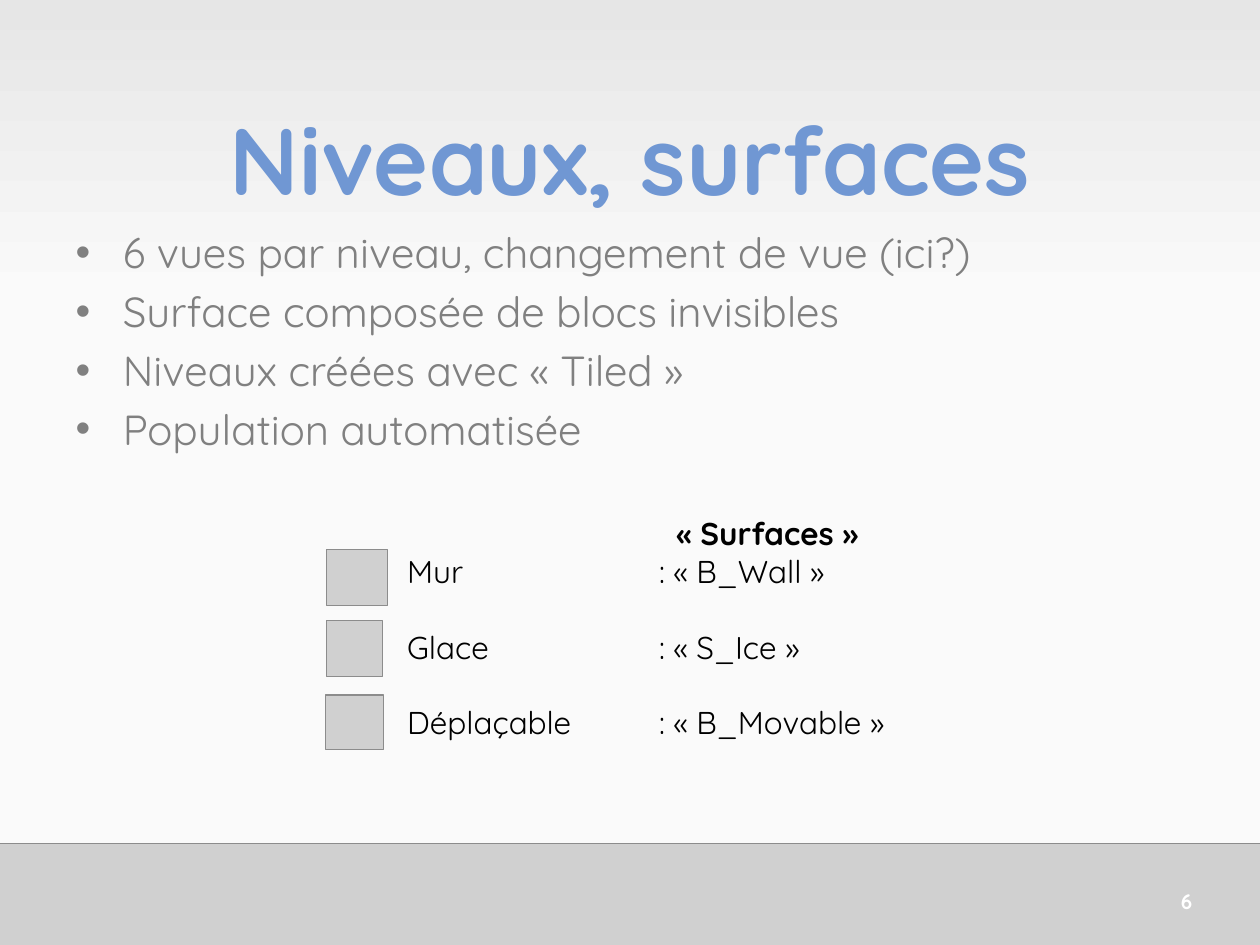
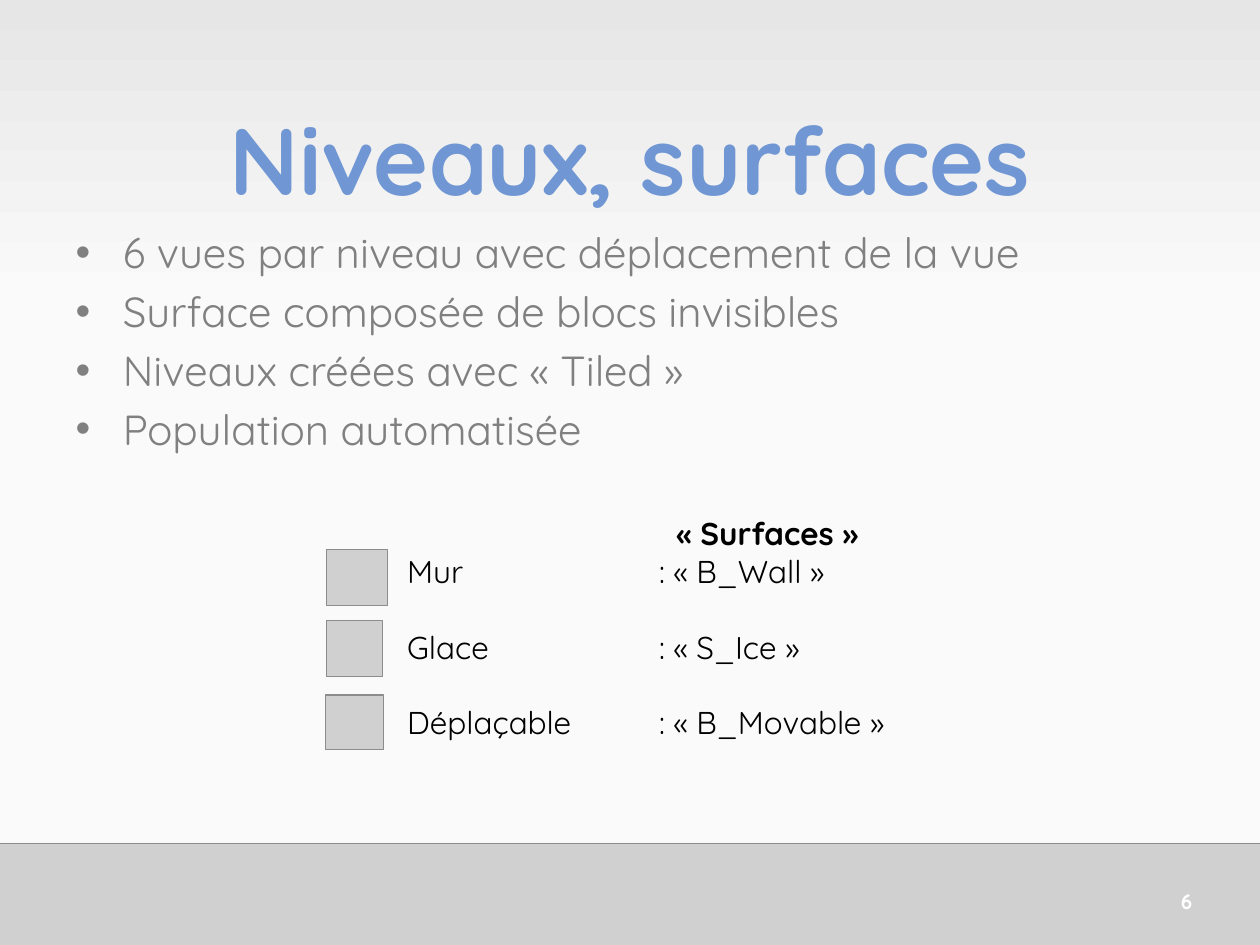
Before and after one commit to HE-ArcSurvivors/james-gouin-v1, a slide deck: slide 7 of Administration/JamesGouinSePresente.pptx. Drawn at 1260x945 pixels with LibreOffice and Linux fonts; fonts in the diff are those of the drawing; grey boxes stand for pictures. Boxes give left, top, right and bottom in pixels: in the first picture for what was removed or moved away, otherwise in the second. Text is boxed around its words. In the diff, an @@ line names an element or a change of style, - is before the commit and + after.

```diff
--- a/Administration/JamesGouinSePresente.pptx
+++ b/Administration/JamesGouinSePresente.pptx
@@ text at bbox=[123, 237, 1019, 276]: text changed @@
-• 6 vues par niveau, changement de vue (ici?)
+• 6 vues par niveau avec déplacement de la vue
```
Also in this commit, not shown: 2 other slides changed.
